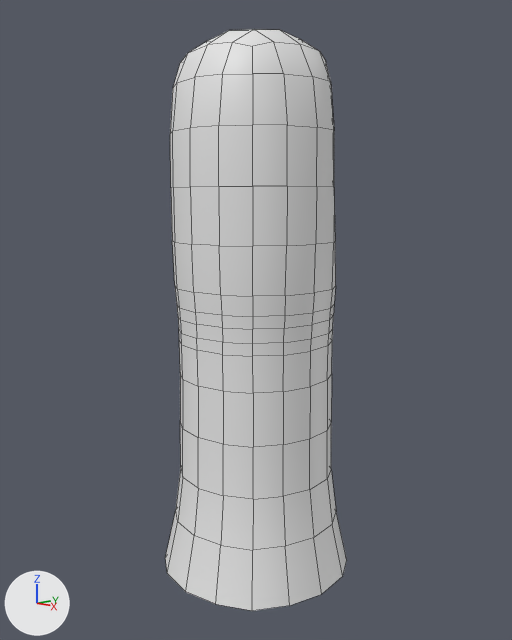
One commit to the Blender file Blender/Deditos_pruebas.blend: the scene before it, then after it.
Rendered twice from a camera (50 mm lens) standing at (6.23, -5.85, 4.58) and looking at (0.02, -0.01, 3.13). The axes (+X, +Y, +Z) are drawn at lower left. The lights are the same throughout. Mesh edges are drawn as thin lines. The same objects are shown in both versions, whatever each file hides.

Objects in the first picture: 'Mod_Finger_01'.
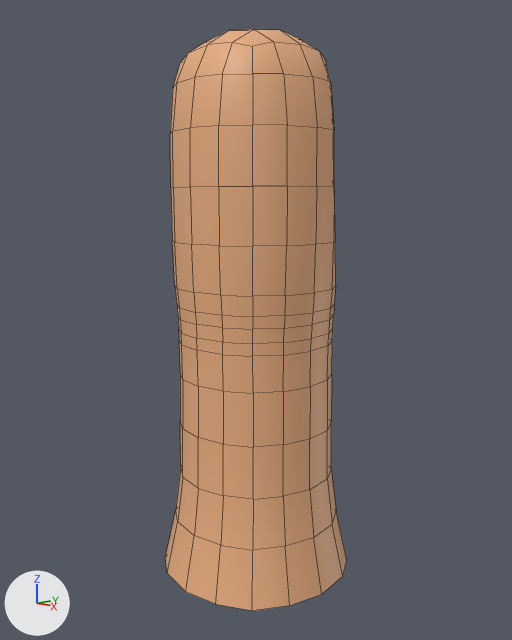
Changed parts and their boxes [x1, y1, x2, y2] in the pictures (512 x 640 px):
part 1 of me_cube_003, recoloured: [165, 29, 347, 611] in both

The change, as a list of edits to the scene's bpy script:
```text
Add mat_mat_una:
    mat_mat_una = principled_material('Mat_Una')
    mat_mat_una.base_color = (0.801, 0.0, 0.00205)  # red #e70007
Add mat_mat_base:
    mat_mat_base = principled_material('Mat_Base')
    mat_mat_base.base_color = (0.8, 0.417, 0.21)  # beige #e7ad7e
Change me_cube_003:
    where me_cube_003.from_pydata(...)  # 263 vertices, 254 faces; spans x -1.14..1.14, y -1.14..1.14, z 0.0..6.48
    used by ob_mod_finger_01; location = (0.0, 0.0, 0.0)
    me_cube_003 part 1: 228 of the faces centred in x -1.03..1.03, y -1.03..1.03, z 0.33..6.42 switch from mat_material_001 (white #e7e7e7) to mat_mat_base (beige #e7ad7e)
    add me_cube_003.materials.append(mat_mat_una)  # red #e70007
```
